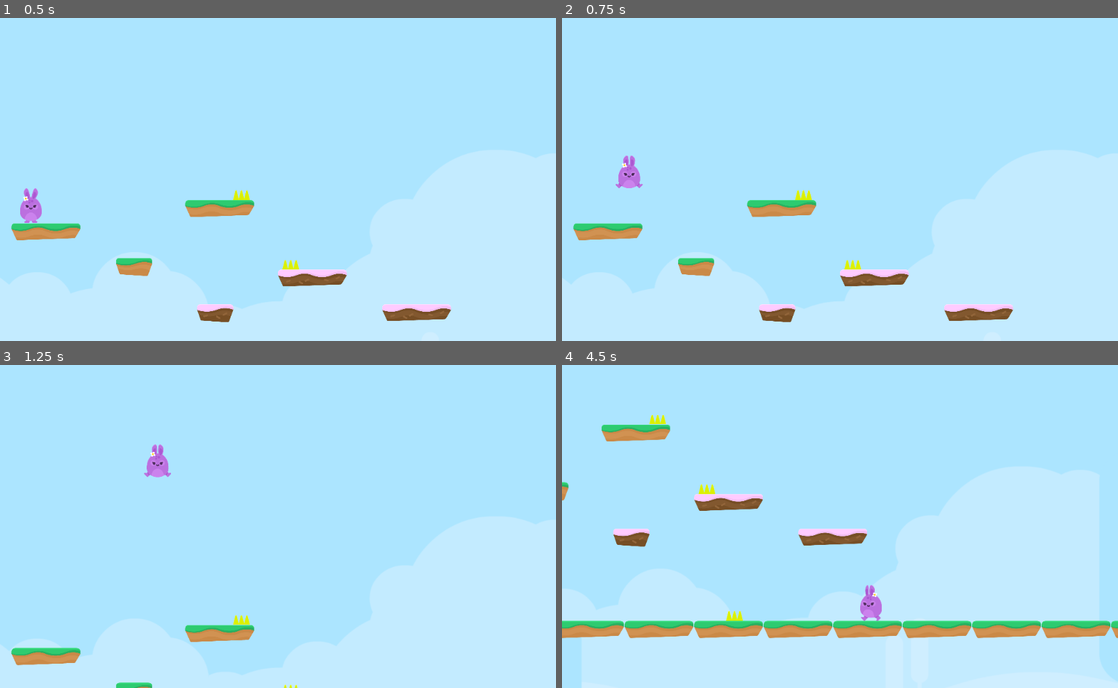
Above: before the commit, frames 1-4 (two rows, left to right).
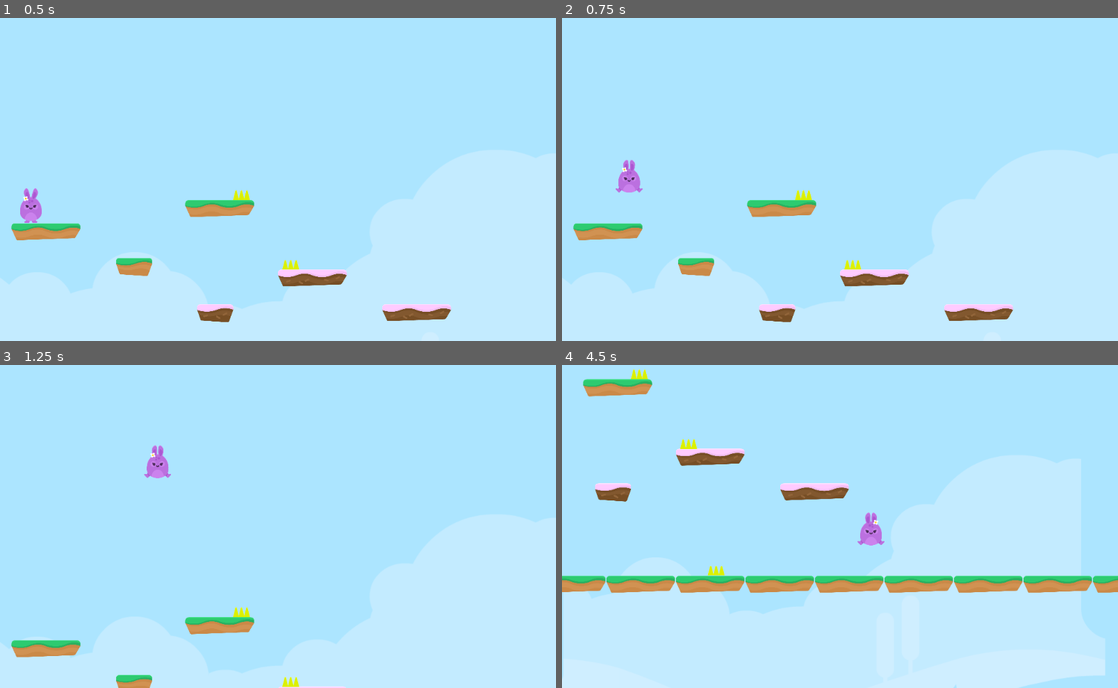
Above: after the commit, the same moments.

Repository: tyrone-serdan/godot-platformer
Game: Godot game, scene res://Scenes/Levels/testLevel.tscn
Two runs of this game, one before a commit and one after it. Both use one fixed random seed, a clock stepped at 60 frames per second and the inputs below.
Inputs:
- Up to frame 1 (0.5 s): no input
- Up to frame 2 (0.75 s): tap Enter at 0.5 s; hold D (move_right) from 0.53 s (still down); tap Space (jump) at 0.6 s
- Up to frame 3 (1.25 s): keep holding D (move_right); tap Space (jump) at 0.77, 1.07 s
- Up to frame 4 (4.5 s): tap Space (jump) at 1.35, 1.52, 1.82, 2.1, 2.85, 3.02, 3.32, 3.6, 3.77, 4.07, 4.35 s; release D (move_right) at 2.03 s; hold A (move_left) 2.03-2.78 s; hold D (move_right) 2.78-4.28 s; hold A (move_left) from 4.28 s (still down)

Frame 1 is identical in both runs. In frame 2, 0.2% of the frame differs, in the area x 9-15%, y 42-54%; in frame 3, 2.2%; in frame 4, 16%, in the area x 0-100%, y 1-100%.

Commit message:
a bunch of stuff i added didnt document haha woopsies

Diff:
--- a/Scenes/Hazards/Hazards.gd
+++ b/Scenes/Hazards/Hazards.gd
@@ -3,9 +3,9 @@
 
 
 func physicsBodyEntered(body:Node):
-	pass
-	# if body.name == "Player":
-	# 	body.hurtPlayer()
-	# 	print("current life: " + str(body.HEALTH))
-	# else:
-	# 	print(body.name + " Hit the hazard, not the player!")
+	if body.name == "Player":
+		body.hurtPlayer()
+		print("current life: " + str(body.HEALTH))
+
+	else:
+		print(body.name + " Hit the hazard, not the player!")
--- /dev/null
+++ b/Scenes/Items/JumpPad.gd
@@ -0,0 +1,7 @@
+extends Area2D
+
+
+
+
+func padEntered(body:Node):
+	pass # Replace with function body.
--- /dev/null
+++ b/Scenes/Items/JumpPad.tscn
@@ -0,0 +1,25 @@
+[gd_scene load_steps=5 format=2]
+
+[ext_resource path="res://GFX/Items/spring.png" type="Texture" id=1]
+[ext_resource path="res://GFX/Items/spring_in.png" type="Texture" id=2]
+
+[sub_resource type="SpriteFrames" id=1]
+animations = [ {
+"frames": [ ExtResource( 1 ), ExtResource( 2 ) ],
+"loop": true,
+"name": "default",
+"speed": 1.5
+} ]
+
+[sub_resource type="RectangleShape2D" id=2]
+extents = Vector2( 71.7786, 28.0758 )
+
+[node name="JumpPad" type="Area2D"]
+
+[node name="AnimatedSprite" type="AnimatedSprite" parent="."]
+frames = SubResource( 1 )
+frame = 1
+
+[node name="CollisionShape2D" type="CollisionShape2D" parent="."]
+position = Vector2( 0.483795, 0.618649 )
+shape = SubResource( 2 )
--- a/Scenes/Levels/testLevel.tscn
+++ b/Scenes/Levels/testLevel.tscn
@@ -1,8 +1,9 @@
-[gd_scene load_steps=4 format=2]
+[gd_scene load_steps=5 format=2]
 
 [ext_resource path="res://Scenes/Player/Player.tscn" type="PackedScene" id=1]
 [ext_resource path="res://Scenes/Levels/Tileset.tres" type="TileSet" id=2]
 [ext_resource path="res://Scenes/Hazards/3SpikeTop.tscn" type="PackedScene" id=3]
+[ext_resource path="res://Scenes/Misc/LevelAudio.tscn" type="PackedScene" id=4]
 
 [node name="Level1" type="Node2D"]
 
@@ -25,3 +26,5 @@
 
 [node name="SpikesTop3" parent="Spikes" instance=ExtResource( 3 )]
 position = Vector2( 1606.32, 358.49 )
+
+[node name="LevelAudio" parent="." instance=ExtResource( 4 )]
--- a/Scenes/Misc/GameOver.gd
+++ b/Scenes/Misc/GameOver.gd
@@ -1,4 +1,4 @@
 extends Control
 
 func buttonPressed():
-	get_tree().change_scene("res://Scenes/Levels/testLevel.tscn")
+	var _successChange = get_tree().change_scene("res://Scenes/Levels/testLevel.tscn")
--- /dev/null
+++ b/Scenes/Misc/LevelAudio.gd
@@ -0,0 +1,18 @@
+extends AudioStreamPlayer
+
+var sp = load("res://SFX/Summer_Park.ogg")
+var ca = load("res://SFX/Chiptune_Adventures_1.ogg")
+var musicOptions = [sp,ca]
+var randNum
+
+func _ready():
+	randomize()
+	randNum = randi() % 2
+	pickSong(randNum)
+
+
+func pickSong(num):
+	stream = musicOptions[num]
+	autoplay = true
+	volume_db = -13
+	play()
--- /dev/null
+++ b/Scenes/Misc/LevelAudio.tscn
@@ -0,0 +1,6 @@
+[gd_scene load_steps=2 format=2]
+
+[ext_resource path="res://Scenes/Misc/LevelAudio.gd" type="Script" id=1]
+
+[node name="LevelAudio" type="AudioStreamPlayer"]
+script = ExtResource( 1 )
--- a/Scenes/Player/Player.gd
+++ b/Scenes/Player/Player.gd
@@ -17,12 +17,16 @@
 var amountJumped = 0
 var recentlyHurt = false
 
+var globalVars
+var playerVars
+
 signal animate
+signal playSound
 
 func _ready():
 	# Id put this in a func but im lazy
-	var globalVars = getFromJSON("res://Scenes/global.json")
-	var playerVars = getFromJSON("res://Scenes/Player/Player.json")
+	globalVars = getFromJSON("res://Scenes/global.json")
+	playerVars = getFromJSON("res://Scenes/Player/Player.json")
 
 	JUMP = playerVars.jump
 	SPEED = playerVars.speed
@@ -47,15 +51,6 @@
 	playerMovement()
 	animate()
 	playerVec = move_and_slide(playerVec, UP)
-	checkCollisions()
-
-func checkCollisions():
-	for i in get_slide_count():
-		var collName = get_slide_collision(i).collider.name
-		if collName == "TileMap":
-			pass
-		else:
-			print(str(collName))
 
 
 func playerMovement():
@@ -67,9 +62,12 @@
 		amountJumped = 0
 
 	if Input.is_action_just_pressed("jump") and amountJumped < 2 and recentlyHurt == false:
-		print('jumping! ' + str(amountJumped))
+		emit_signal("playSound", false)
+		amountJumped += 1
+		position.y -= 5
+		yield(get_tree(), "idle_frame")
+
 		playerVec.y -= JUMP
-		amountJumped += 1
 
 	playerVec.x = Input.get_action_strength("move_left") * SPEED - Input.get_action_strength("move_right") * SPEED
 
@@ -77,16 +75,23 @@
 	if position.y > WORLD_LIMIT or HEALTH == 0:
 		var _successChange = get_tree().change_scene("res://Scenes/Misc/GameOver.tscn")
 
+
 func hurtPlayer():
+
+	HEALTH -= 1
+	if HEALTH == 0: return
+
+	emit_signal("playSound", true)
+
 	# stops that weird gravity thingy pulling our jumps down
 	position.y -= 1
 	yield(get_tree(), "idle_frame")
 
+	playerVec.y -= JUMP * 1
+	amountJumped += 1
+	recentlyHurt = true
 
-	playerVec.y -= JUMP * 1
-	recentlyHurt = true
-	HEALTH -= 1
-	yield(get_tree().create_timer(1.0), "timeout")
+	yield(get_tree().create_timer(0.2), "timeout")
 	recentlyHurt = false
 
 
--- a/Scenes/Player/Player.tscn
+++ b/Scenes/Player/Player.tscn
@@ -6,6 +6,7 @@
 [ext_resource path="res://GFX/Background/bg_layer3.png" type="Texture" id=4]
 [ext_resource path="res://GFX/Background/bg_layer4.png" type="Texture" id=5]
 [ext_resource path="res://GFX/Background/bg_layer2.png" type="Texture" id=6]
+[ext_resource path="res://Scenes/Player/PlayerAudio.gd" type="Script" id=7]
 
 [sub_resource type="CapsuleShape2D" id=1]
 radius = 60.3647
@@ -89,4 +90,8 @@
 "_edit_use_anchors_": false
 }
 
+[node name="AudioStreamPlayer" type="AudioStreamPlayer" parent="."]
+script = ExtResource( 7 )
+
 [connection signal="animate" from="." to="PlayerAnim" method="_on_Player_animate"]
+[connection signal="playSound" from="." to="AudioStreamPlayer" method="playSound"]
--- /dev/null
+++ b/Scenes/Player/PlayerAudio.gd
@@ -0,0 +1,11 @@
+extends AudioStreamPlayer
+
+var jump = load("res://SFX/jump1.ogg")
+var pain = load("res://SFX/pain.ogg")
+
+func playSound(gotHurt):
+	if gotHurt: stream = pain
+	else: stream = jump
+
+	volume_db = -5
+	play()
Not shown, changed: SFX/jump1.ogg.import
Not shown, changed: SFX/pain.ogg.import
Not shown: 1 places in Scenes/Player/Player.tscn that only renumber resources
